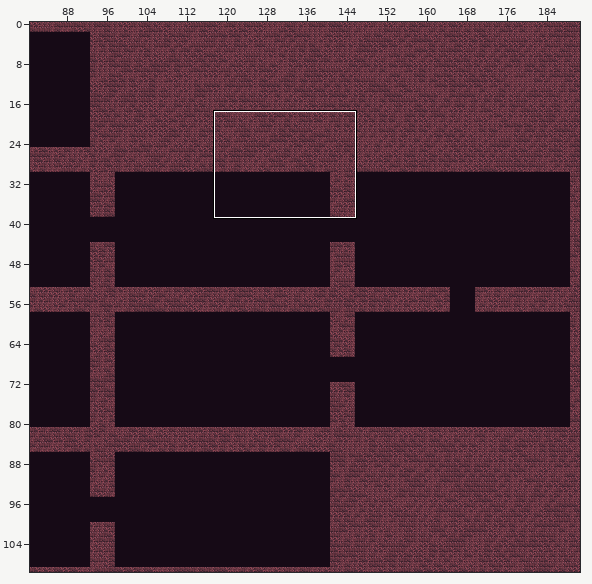
Tiled map, stored at android/assets/maps/CavernMap1.tmx. The picture above shows the old version from afar; the outline marks the close-up.
Close-up. Before:
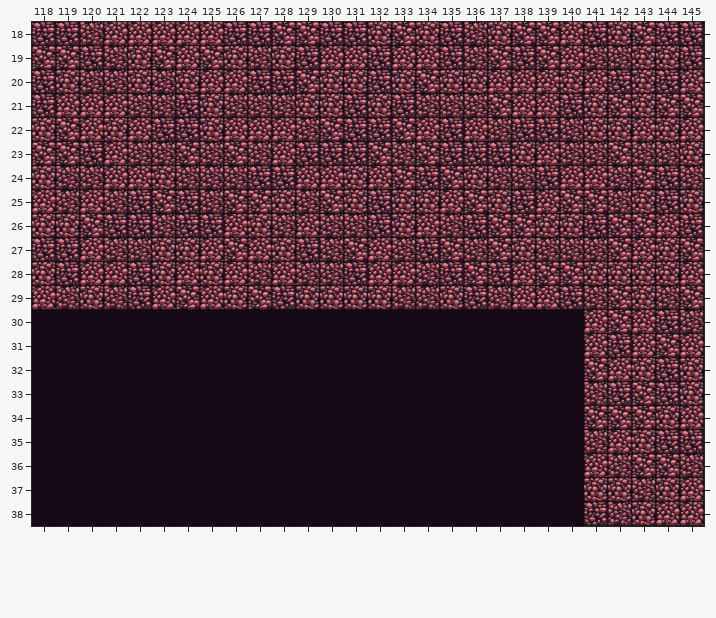
Cells are 64x64 px. Shown: x 118..145, y 18..38. The commit also changed other parts of the map, which this record leaves out.
Now the later version:
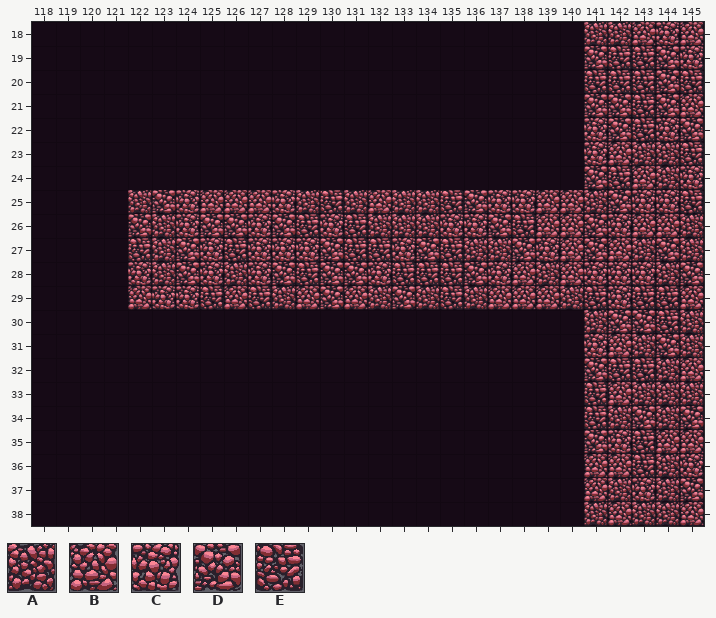
Key: from "tileMapGutter": A 5, B 6, C 7, D 8, E 9.
_ is an empty cell, . an unchanged one.
Diff:
--- layer "terrain"
@@ x 118..145 @@
-18 EEABBBBBEEDDEECDCEACDDBECDEE
-19 DDEACDBDCACEBBEBBEADEDBAACCE
-20 ECAACACBBEEDCCECDCCBBBCB.CEB
-21 EBBBAAECAAACCECEAAADBBEC.C.D
-22 CDBCBEECBBBADEEDBEBAEEA.CB.B
-23 DDEBAADADABEEEDADEEECBAAD..C
-24 CAABBCAAAEEBBCBDEDCAAEBBADEA
-25 BABAE.EADD..DCECCB..E.DDA.EC
-26 CCDEE.EEB.ABAAECBAE.DCCEDD.E
-27 EEBAACCBDB.EADBAED.DCAAADBCD
-28 CEBBECB.BABAAEBBA..E.DD...CB
-29 BACAEBDBCDECCCCA.CEA..EADCAD
-30 .......................B.B..
-31 .......................BEB.B
-32 ........................BCEC
-33 .......................AEDEC
-34 .......................DD.CB
-35 .......................ABCEE
-36 ........................ADDA
-37 .......................CCACB
-38 .......................EACB.
+18 _______________________AABCB
+19 _______________________DEEDC
+20 _______________________E.EDE
+21 _______________________D.E.B
+22 _______________________.DE.D
+23 _______________________CB..E
+24 _______________________DEBAC
+25 ____A.CBBB..EABAAE..C.BAD.CE
+26 ____D.CDD.DECEAAACC.EBBDCB.A
+27 ____EADCEC.CDEECDE.ADCBDBADA
+28 ____CAD.ACDEDDCEE..C.AB...AD
+29 ____BCCEBEABDBAD.EAB..AECEEB
+30 .......................A.D..
+31 .......................CBA.A
+32 ........................EEAB
+33 .......................EBAAA
+34 .......................EA.AD
+35 .......................DCEBB
+36 ........................BEAC
+37 .......................BACAD
+38 .......................ABAA.
Boxes around the changes in both close-ups, in picture pixels (x1, y1, x2, y2):
changed: (32, 22, 704, 526)
